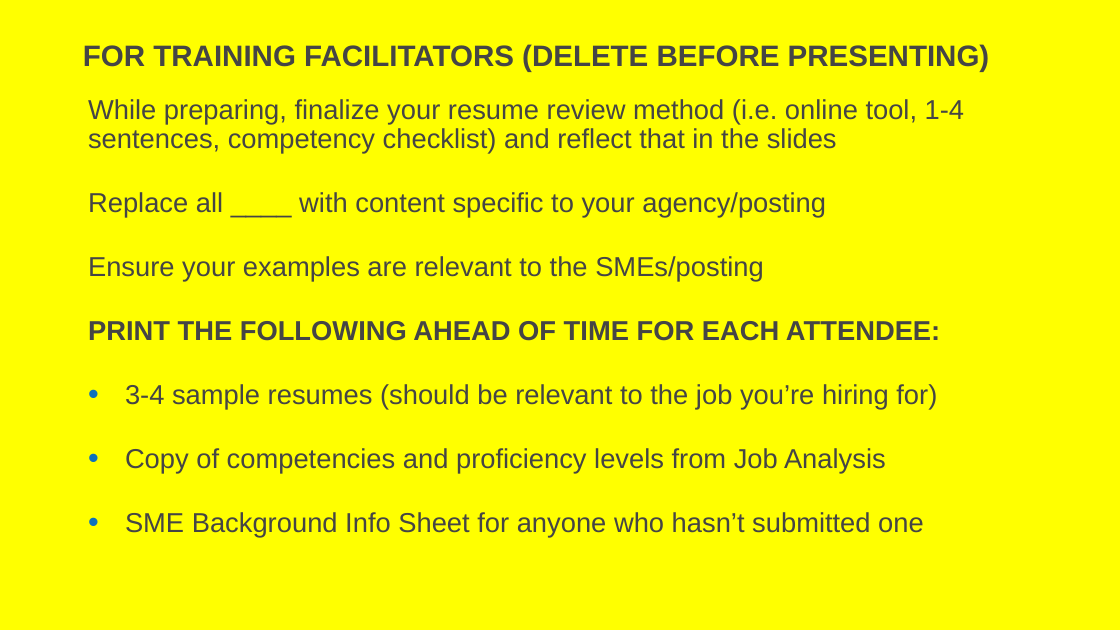
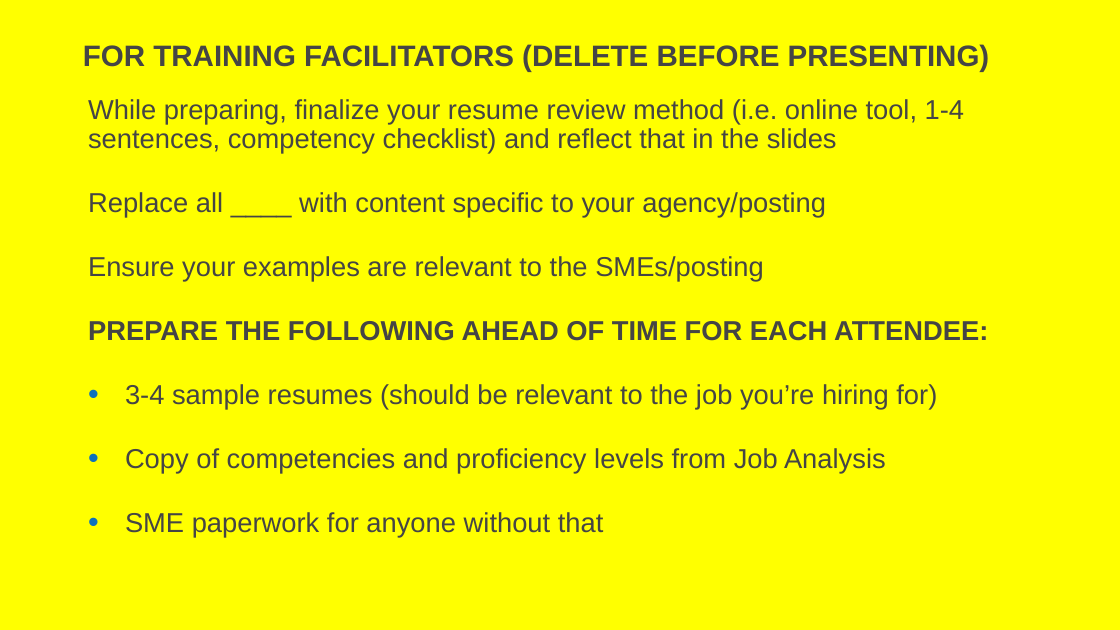
Before and after one commit to usds/SME-QA-Website, a slide deck: slide 1 of toolkit/resume-review/sme-training-resume-review.pptx. Drawn at 1120x630 pixels with LibreOffice and Linux fonts; fonts in the diff are those of the drawing. Boxes give left, top, right and bottom in pixels: in the first picture for what was removed or moved away, otherwise in the second. Text is boxed around its words. In the diff, an @@ line names an element or a change of style, - is before the commit and + after.

```diff
--- a/toolkit/resume-review/sme-training-resume-review.pptx
+++ b/toolkit/resume-review/sme-training-resume-review.pptx
@@ text at box(88, 321, 988, 341): text changed @@
-PRINT THE FOLLOWING AHEAD OF TIME FOR EACH ATTENDEE:
+PREPARE THE FOLLOWING AHEAD OF TIME FOR EACH ATTENDEE:
@@ text at box(125, 512, 604, 537): text changed @@
-• SME Background Info Sheet for anyone who hasn’t submitted one
+• SME paperwork for anyone without that
```
Also in this commit, not shown: 1 slide added.
